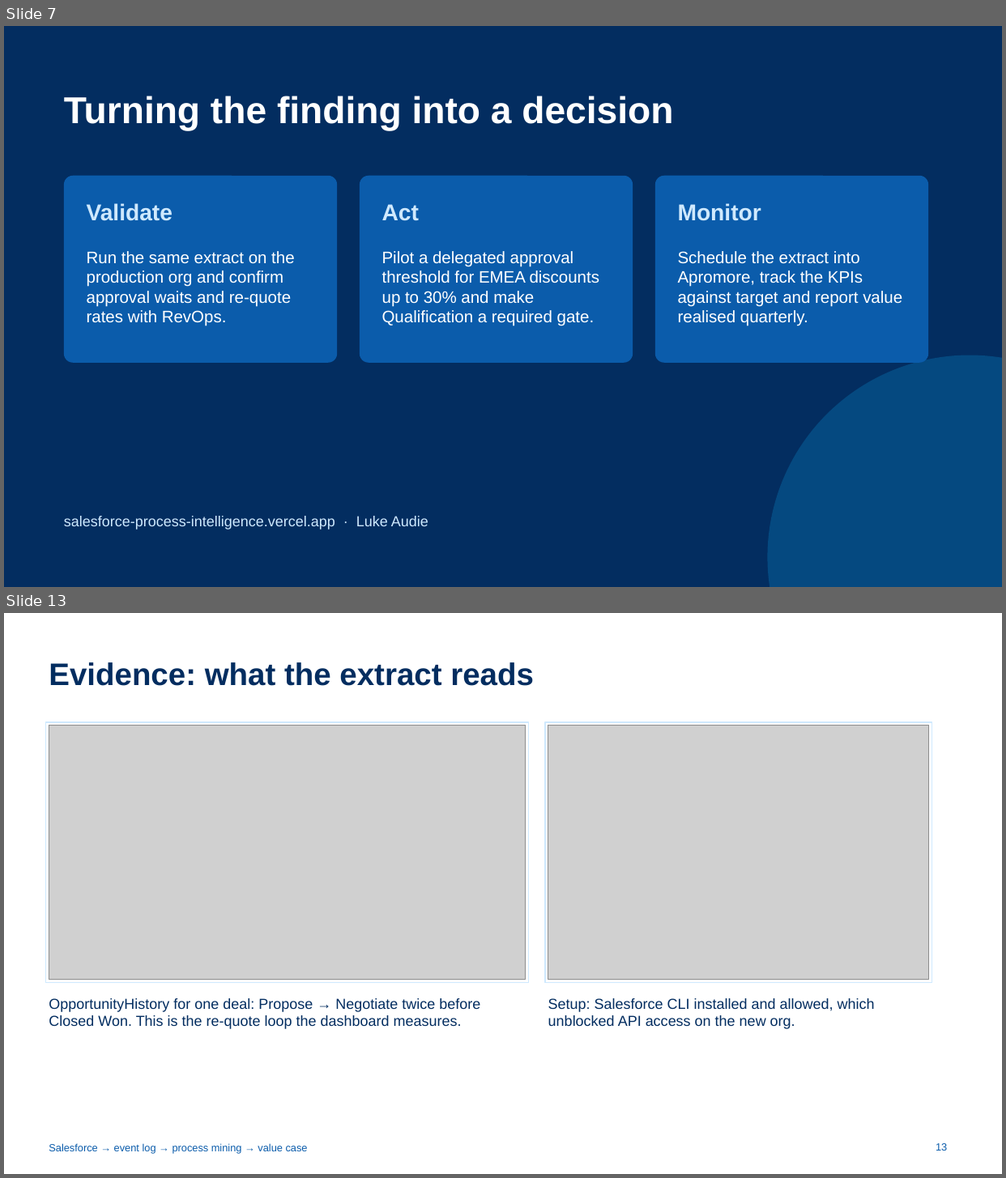
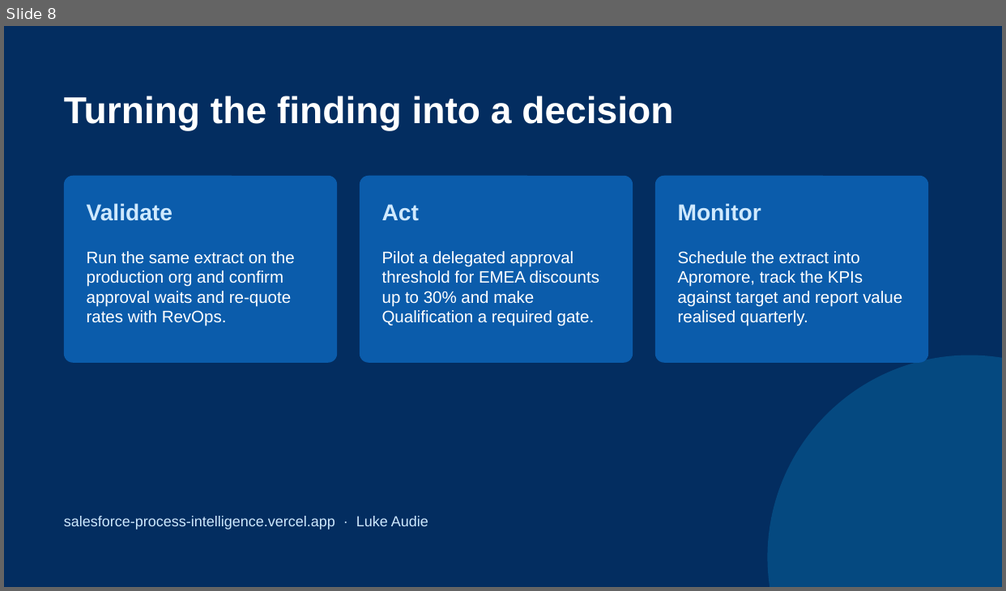
Before and after one commit to ch-lukas/salesforce-process-intelligence, a slide deck: deck/salesforce-process-intelligence.pptx. Shown one above the other, each under a label of ours: slides 7 and 13 before the commit, slide 8 after it; the slides between them are not shown. The pictures are 1006x1178 and 1006x591 pixels, drawn with LibreOffice and Linux fonts; fonts in the diff are those of the drawing; grey boxes stand for pictures. Boxes give left, top, right and bottom in pixels: in the first picture for what was removed or moved away, otherwise in the second. Text is boxed around its words. In the diff, an @@ line names an element or a change of style, - is before the commit and + after.

```diff
--- a/deck/salesforce-process-intelligence.pptx
+++ b/deck/salesforce-process-intelligence.pptx
@@ slide 13 removed at box(4, 613, 1002, 1174), background #FFFFFF @@
@@ title removed at box(49, 662, 534, 686) @@
-Evidence: what the extract reads
@@ rectangle removed at box(46, 722, 529, 983) @@
@@ picture removed at box(49, 726, 526, 980) @@
@@ rectangle removed at box(545, 722, 931, 983) @@
@@ picture removed at box(548, 726, 928, 980) @@
@@ text removed at box(49, 999, 480, 1029) @@
-OpportunityHistory for one deal: Propose → Negotiate twice before Closed Won. This is the re-quote loop the dashboard measures.
@@ text removed at box(548, 999, 875, 1029) @@
-Setup: Salesforce CLI installed and allowed, which unblocked API access on the new org.
@@ text removed at box(49, 1144, 308, 1154) @@
-Salesforce → event log → process mining → value case
@@ page number removed at box(936, 1144, 947, 1151) @@
-13
@@ what was slide 7 is now slide 8 @@
```
Also in this commit, not shown: 1 slide added, 5 other slides removed, 3 other files.
